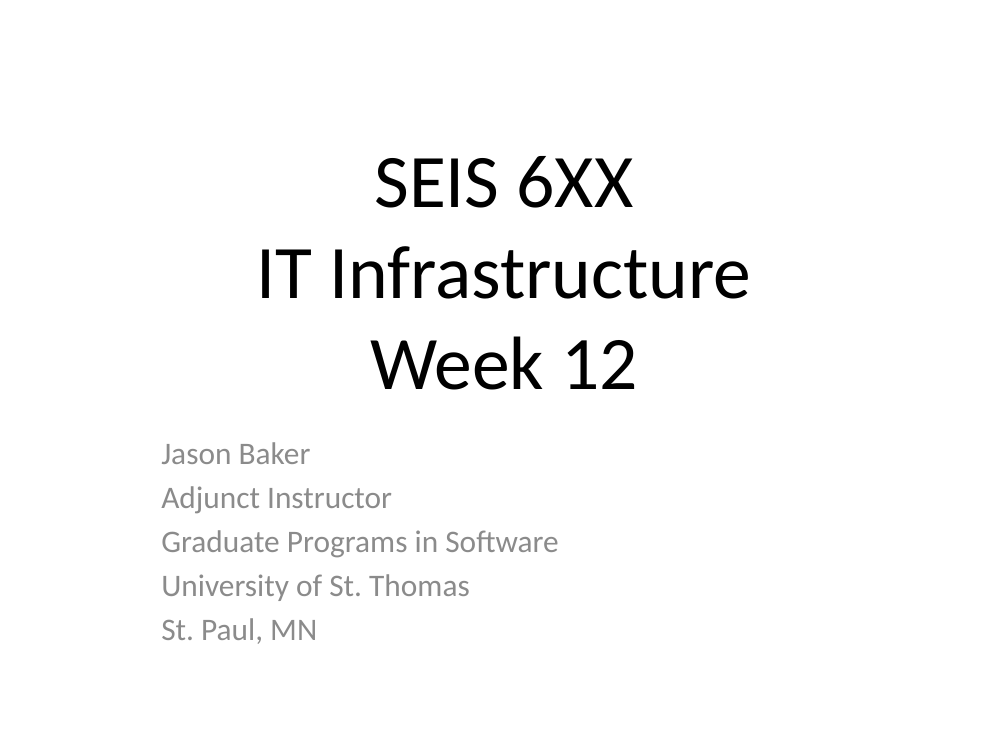
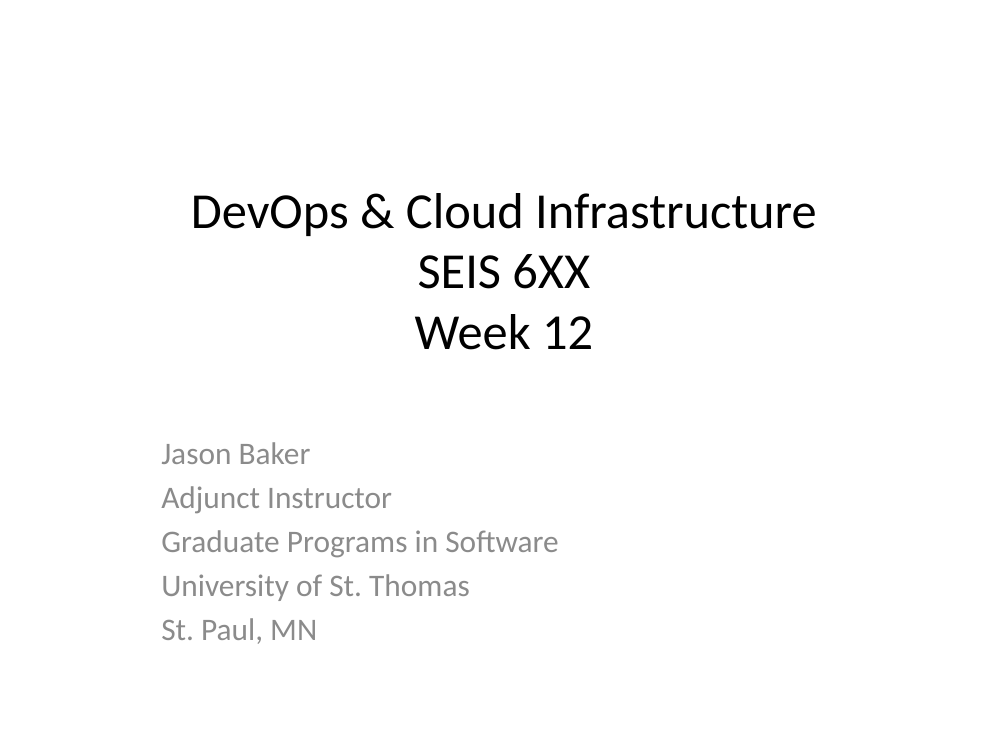
Before and after one commit to jasondbaker/infrastructure-class, a slide deck: slide 1 of infrastructure-week-12.pptx. Drawn at 1008x756 pixels with LibreOffice and Linux fonts; fonts in the diff are those of the drawing. Boxes give left, top, right and bottom in pixels: in the first picture for what was removed or moved away, otherwise in the second. Text is boxed around its words. In the diff, an @@ line names an element or a change of style, - is before the commit and + after.

```diff
--- a/infrastructure-week-12.pptx
+++ b/infrastructure-week-12.pptx
@@ title at [191, 193, 816, 350]: text changed; size 54 to 36 pt @@
-SEIS 6XX
-IT Infrastructure
-Week 12
+DevOps & Cloud Infrastructure
+SEIS 6XX
+Week 12
```
Also in this commit, not shown: 2 other files.
